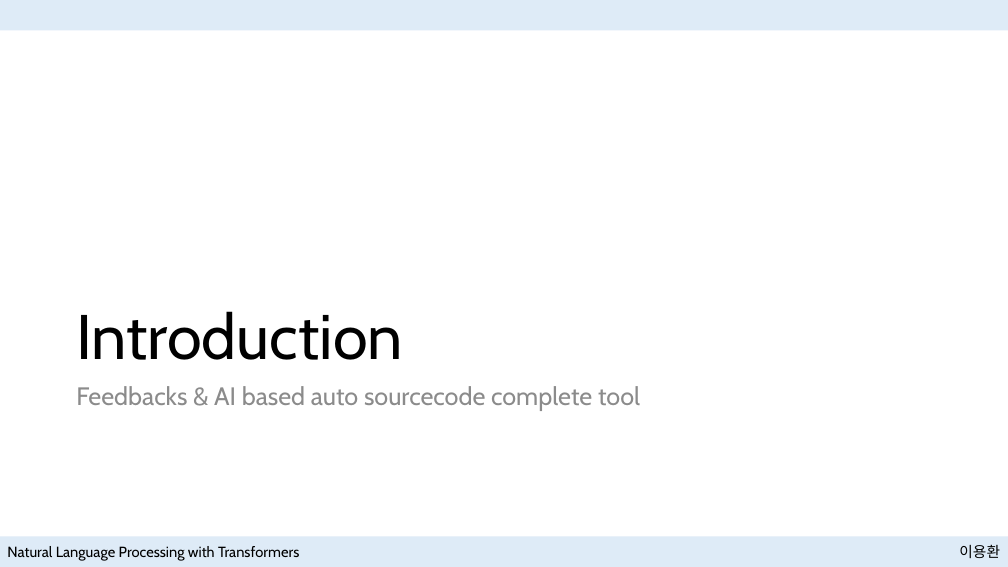
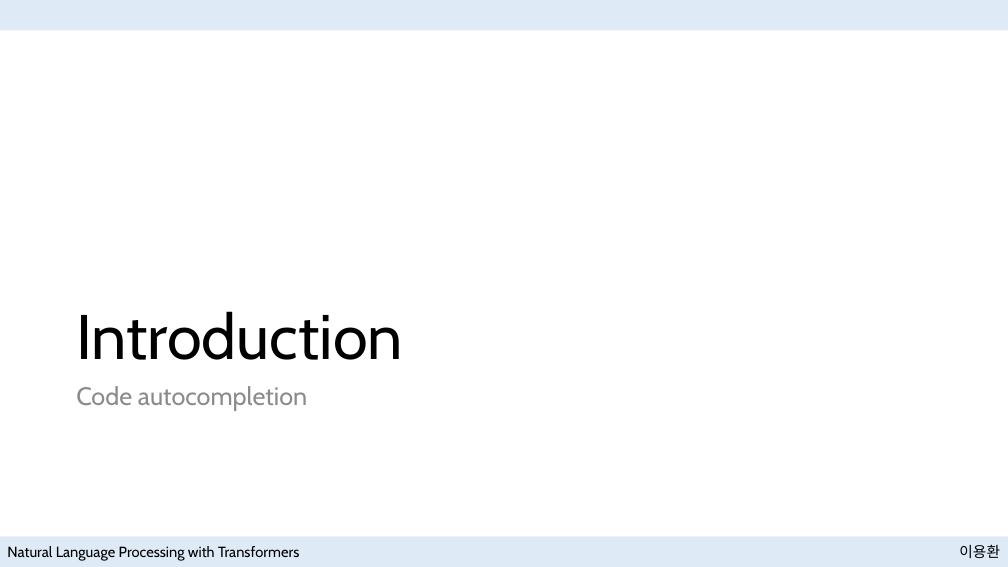
Before and after one commit to NewPlus/SeminarforNLP, a slide deck: slide 2 of Seminar/Book_Natural Language Processing with Transformers/Presentation files/Training Transformers from Scratch with Hugging Face.pptx. Drawn at 1008x567 pixels with LibreOffice and Linux fonts; fonts in the diff are those of the drawing. Boxes give left, top, right and bottom in pixels: in the first picture for what was removed or moved away, otherwise in the second. Text is boxed around its words. In the diff, an @@ line names an element or a change of style, - is before the commit and + after.

```diff
--- a/Seminar/Book_Natural Language Processing with Transformers/Presentation files/Training Transformers from Scratch with Hugging Face.pptx
+++ b/Seminar/Book_Natural Language Processing with Transformers/Presentation files/Training Transformers from Scratch with Hugging Face.pptx
@@ text at (76,386,307,411): text changed @@
-Feedbacks & AI based auto sourcecode complete tool
+Code autocompletion
```
Also in this commit, not shown: 2 other slides changed, 32 slides added, 5 other files.
